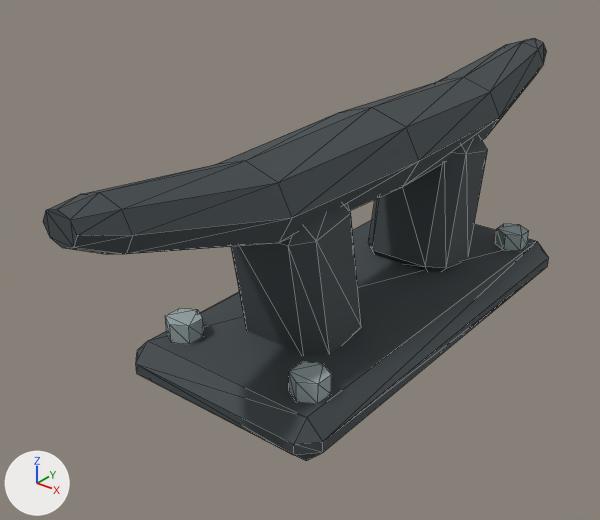
A saved change to the glTF model assets/models/dock_kit/cleat.glb.
Both versions are drawn from a camera (50 mm lens) standing at (0.313, -0.47, 0.326) and looking at (-0.03, -0.042, 0.06). The lights are fixed; the arrows at lower left show +X, +Y and +Z. The older version comes first. Mesh edges are drawn as thin lines. Vertices at exactly the same position are counted once.

Objects in the first picture: 'cleat'.
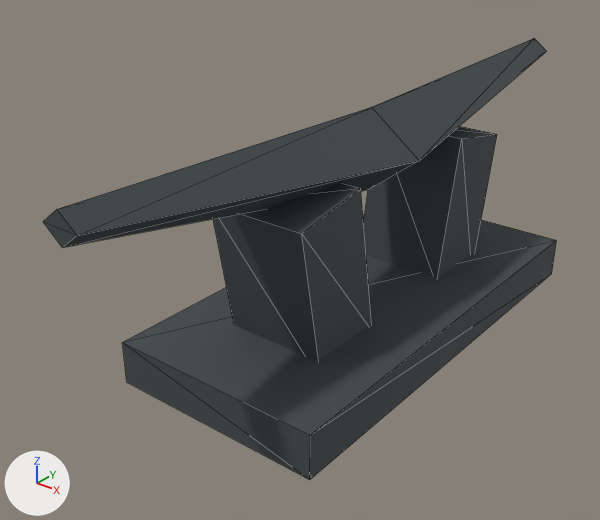
Location of each change, [x1, y1, x2, y2] in pixels of the pictures (600 x 520 px):
```json
{"object": "cleat", "change": "reshaped", "before": [43, 38, 549, 461], "after": [43, 38, 556, 480]}
{"part": 1, "of": "me_cube_188", "change": "added", "after": [122, 214, 556, 480]}
{"part": 2, "of": "me_cube_188", "change": "rebuilt", "before": [368, 138, 488, 271], "after": [363, 126, 497, 278], "on screen": "12% wider, 14% taller"}
{"part": 3, "of": "me_cube_188", "change": "rebuilt", "before": [231, 204, 361, 355], "after": [213, 183, 372, 361], "on screen": "22% wider, 18% taller"}
{"part": 4, "of": "me_cube_188", "change": "deleted", "before": [165, 308, 204, 344]}
{"part": 5, "of": "me_cube_188", "change": "deleted", "before": [495, 224, 529, 251]}
{"part": 6, "of": "me_cube_188", "change": "deleted", "before": [289, 362, 331, 404]}
{"part": 7, "of": "me_cube_188", "change": "reshaped", "before": [43, 38, 549, 461], "after": [43, 38, 546, 248]}
```

The change, as JSON lines over the scene's bpy script:
```json
{"block": "me_cube_188", "where": "# used by ob_cleat; location = (0.0, 0.0, 0.0)"}
{"op": "remove", "block": "me_cube_188", "code": "me_cube_188.from_pydata(...)  # 176 vertices, 320 faces; spans x -0.08..0.08, y -0.26..0.26, z 0.0..0.179"}
{"op": "add", "block": "me_cube_188", "code": "me_cube_188.from_pydata(...)  # 36 vertices, 56 faces; spans x -0.08..0.08, y -0.26..0.26, z 0.0..0.178"}
{"block": "me_cube_188", "change": "me_cube_188 part 1: a new loose piece, a box spanning x -0.08..0.08, y -0.17..0.17, z 0.0..0.032, in mat_graphite_cast_iron (dark grey #40484b)"}
{"block": "me_cube_188", "change": "me_cube_188 part 2: the loose piece of 24 vertices spanning x -0.037..0.037, y 0.046..0.122, z 0.017..0.137 is rebuilt with 8 vertices and now spans x -0.037..0.037, y 0.044..0.124, z 0.015..0.139"}
{"block": "me_cube_188", "change": "me_cube_188 part 3: the loose piece of 24 vertices spanning x -0.037..0.037, y -0.122..-0.046, z 0.017..0.137 is rebuilt with 8 vertices and now spans x -0.037..0.037, y -0.124..-0.044, z 0.015..0.139"}
{"block": "me_cube_188", "change": "me_cube_188 part 4: the loose piece of 12 vertices spanning x -0.065..-0.043, y -0.15..-0.124, z 0.032..0.046 is deleted"}
{"block": "me_cube_188", "change": "me_cube_188 part 5: the loose piece of 12 vertices spanning x 0.043..0.065, y 0.124..0.15, z 0.032..0.046 is deleted"}
{"block": "me_cube_188", "change": "me_cube_188 part 6: the loose piece of 12 vertices spanning x 0.043..0.065, y -0.15..-0.124, z 0.032..0.046 is deleted"}
{"block": "me_cube_188", "change": "me_cube_188 part 7"}
{"block": "me_cube_188", "change": "68 vertices are removed from x -0.08..0.08, y -0.26..0.26, z 0.0..0.179"}
{"block": "me_cube_188", "change": "152 faces are deleted"}
{"block": "me_cube_188", "change": "20 new faces join them"}
{"block": "me_cube_188", "change": "other edits to the shape of me_cube_188 do not show in these pictures"}
{"op": "remove", "block": "me_cube_188", "code": "me_cube_188.materials.append(mat_galvanized_zinc)  # grey #99a8aa"}
```
